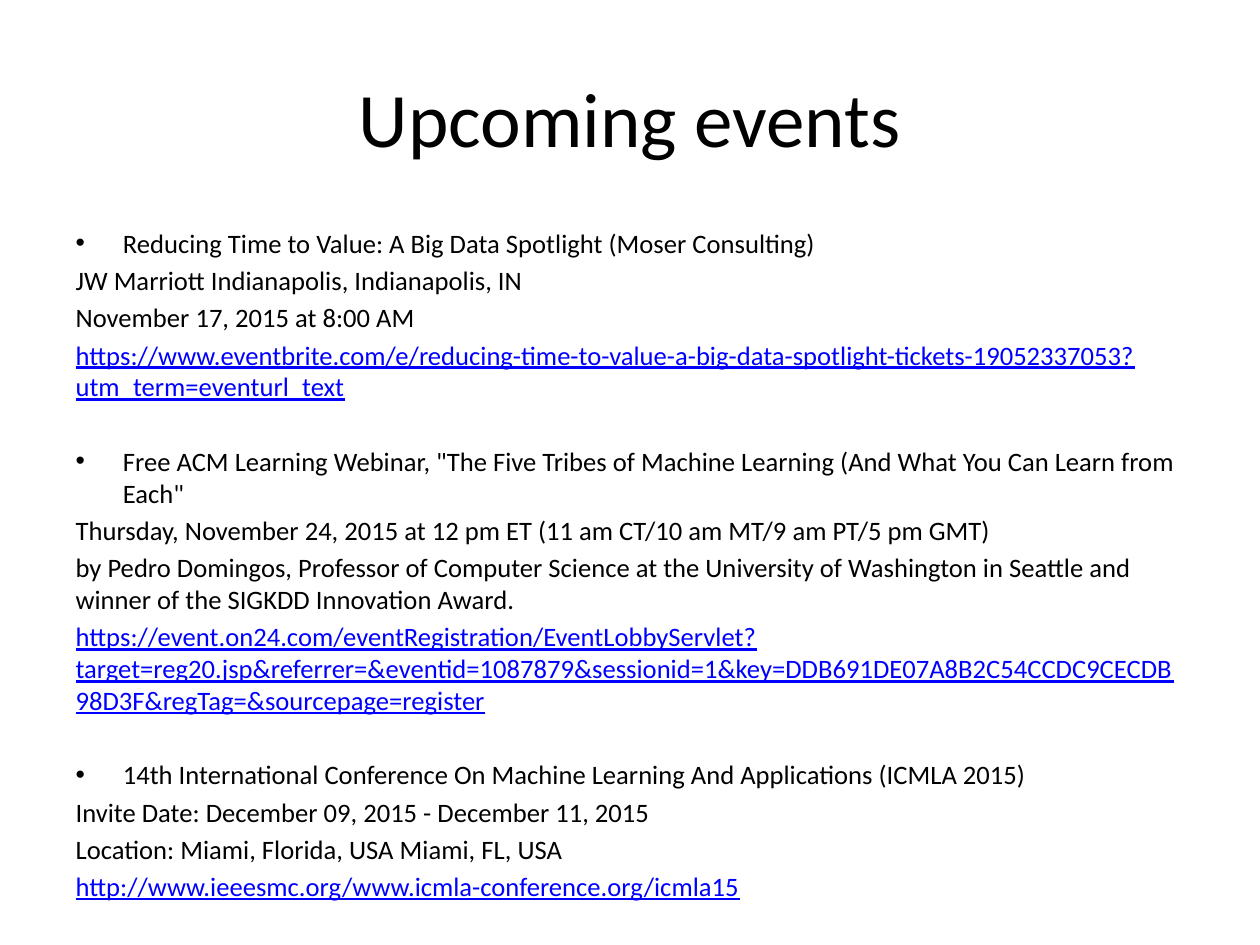
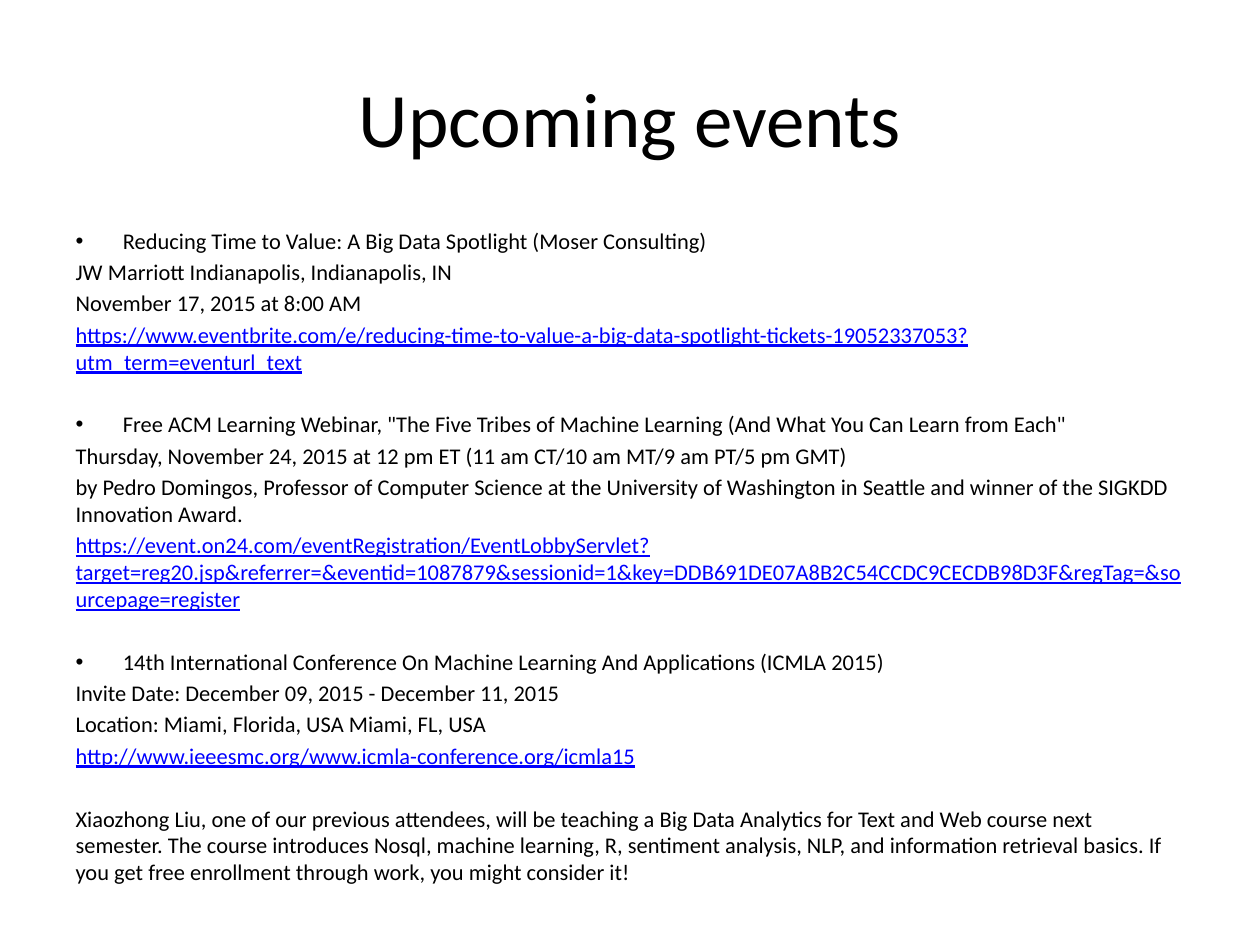
Before and after one commit to dsindy/presentations, a slide deck: slide 5 of nov2015/Nov15.pptx. Drawn at 1260x945 pixels with LibreOffice and Linux fonts; fonts in the diff are those of the drawing. Boxes give left, top, right and bottom in pixels: in the first picture for what was removed or moved away, otherwise in the second. Text is boxed around its words. In the diff, an @@ line names an element or a change of style, - is before the commit and + after.

Commit message:
update news

```diff
--- a/nov2015/Nov15.pptx
+++ b/nov2015/Nov15.pptx
@@ text at box(76, 232, 1181, 768): size 15.2 to 12.8 pt in "Reducing Time to Value: A Big Data ...", "JW Marriott Indianapolis, Indianapolis, IN", "November 17, 2015 at 8:00 AM", "https://www.eventbrite.com/e/reducing-time-to-value-a-big-da ..." and 8 more places @@
@@ text at box(76, 811, 1161, 857): paragraph added @@
+Xiaozhong Liu, one of our previous attendees, will be teaching a Big Data Analytics for Text and Web course next semester. The course introduces Nosql, machine learning, R, sentiment analysis, NLP, and information retrieval basics. If you get free enrollment through work, you might consider it!
```
